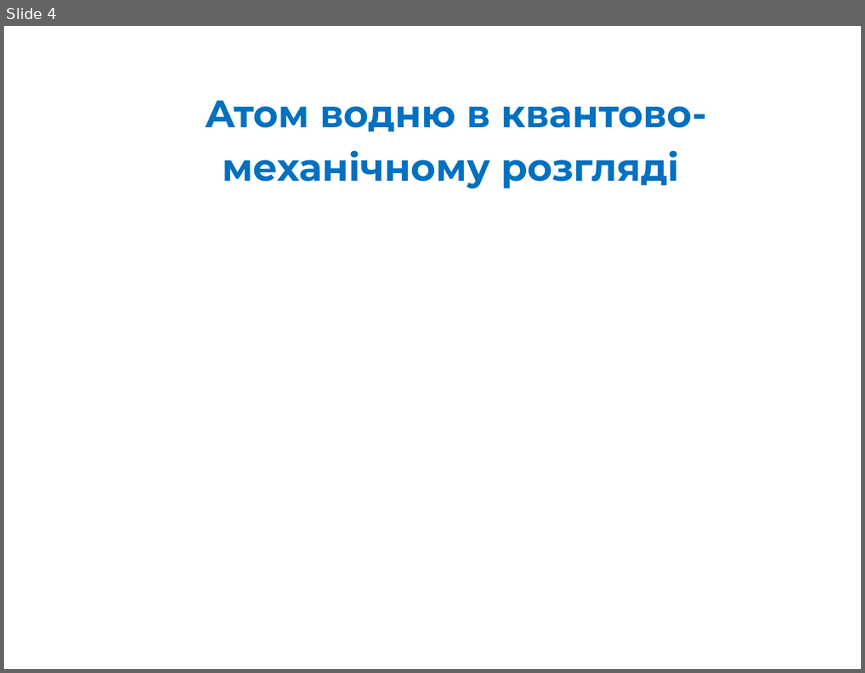
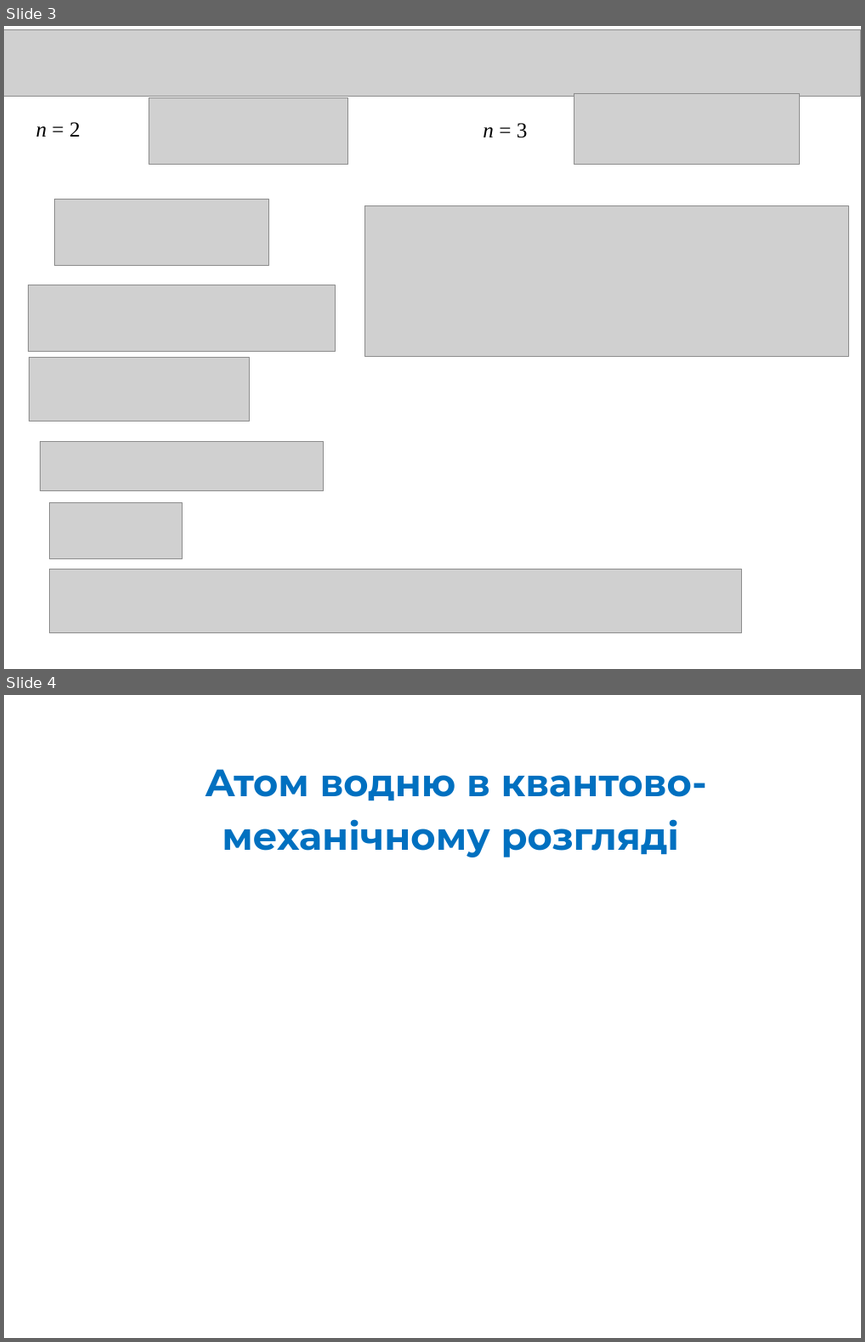
Before and after one commit to l432/NMK, a slide deck: Lecture/Chem/Lessons12/Less00_12sN.ppt. Shown one above the other, each under a label of ours: slide 4 before the commit, slides 3 and 4 after it. The pictures are 865x673 and 865x1342 pixels, drawn with LibreOffice and Linux fonts; fonts in the diff are those of the drawing; grey boxes stand for pictures. Boxes give left, top, right and bottom in pixels: in the first picture for what was removed or moved away, otherwise in the second. Text is boxed around its words. In the diff, an @@ line names an element or a change of style, - is before the commit and + after.

```diff
--- a/Lecture/Chem/Lessons12/Less00_12sN.ppt
+++ b/Lecture/Chem/Lessons12/Less00_12sN.ppt
@@ slide 3 added at [4,26,861,669], background #FFFFFF @@
@@ picture added at [4,30,861,97] @@
@@ picture added at [148,98,347,164] @@
@@ picture added at [574,94,799,164] @@
@@ text added at [36,122,80,136], 18 pt, text #000000 @@
+n = 2
@@ text added at [483,123,528,138], 18 pt, text #000000 @@
+n = 3
@@ picture added at [54,199,268,265] @@
@@ picture added at [364,206,848,356] @@
@@ picture added at [28,284,336,351] @@
@@ picture added at [30,357,249,421] @@
@@ picture added at [40,441,323,490] @@
@@ picture added at [49,502,182,558] @@
@@ picture added at [49,569,741,633] @@
```
Also in this commit, not shown: 2 other slides added, 3 slides removed, 1 other file.
